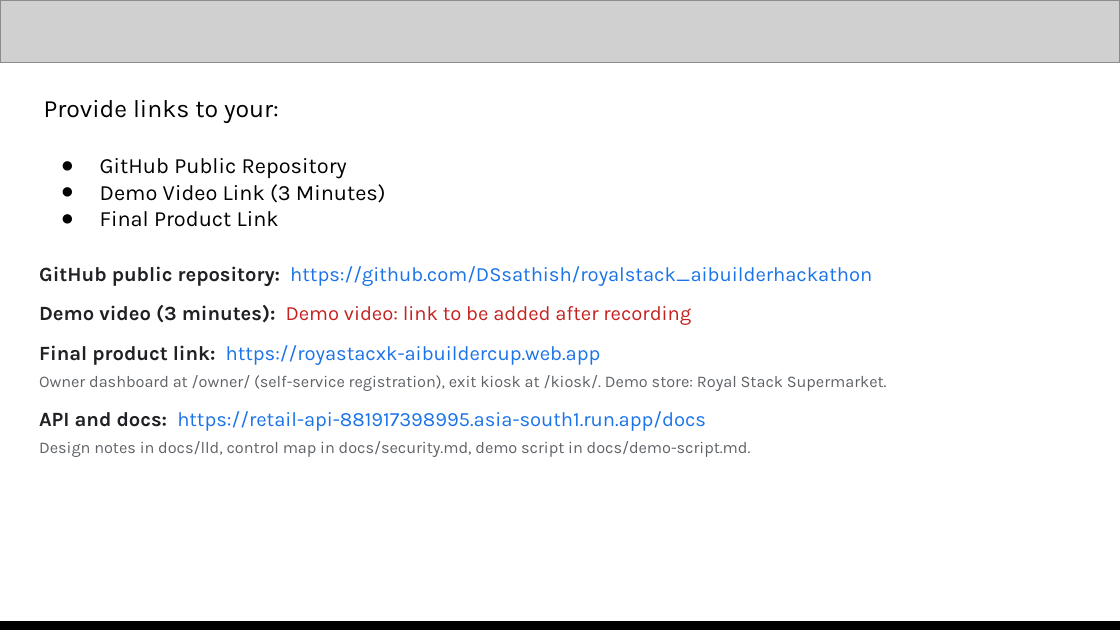
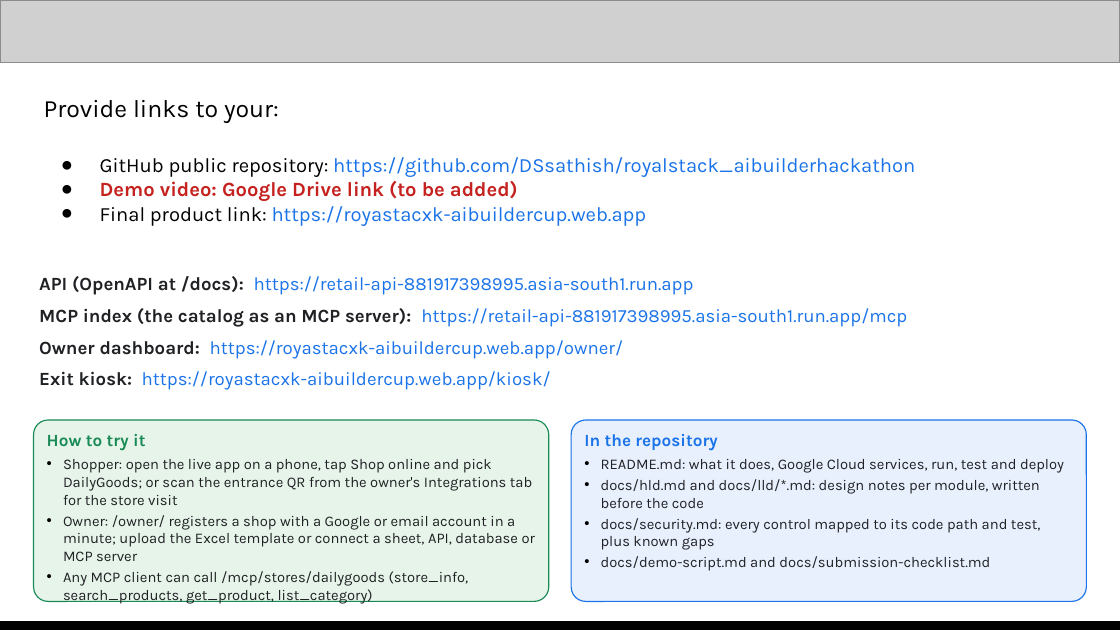
Before and after one commit to DSsathish/royalstack_aibuilderhackathon, a slide deck: slide 13 of Royal Stack | AI Builder Cup submission.pptx. Drawn at 1120x630 pixels with LibreOffice and Linux fonts; fonts in the diff are those of the drawing; grey boxes stand for pictures. Boxes give left, top, right and bottom in pixels: in the first picture for what was removed or moved away, otherwise in the second. Text is boxed around its words. In the diff, an @@ line names an element or a change of style, - is before the commit and + after.

```diff
--- a/Royal Stack | AI Builder Cup submission.pptx
+++ b/Royal Stack | AI Builder Cup submission.pptx
@@ text at box(100, 157, 915, 226): text changed; size 14 to 13 pt; text colour #000000 to #1A73E8 @@
-● GitHub Public Repository
-● Demo Video Link (3 Minutes)
-● Final Product Link
+● GitHub public repository: https://github.com/DSsathish/royalstack_aibuilderhackathon
+● Demo video: Google Drive link (to be added)
+● Final product link: https://royastacxk-aibuildercup.web.app
@@ text at box(39, 276, 907, 390): text changed; size 13 to 12 pt; text colour #5F6368 to #1A73E8 @@
-GitHub public repository: https://github.com/DSsathish/royalstack_aibuilderhackathon
-Demo video (3 minutes): Demo video: link to be added after recording
-Final product link: https://royastacxk-aibuildercup.web.app
-Owner dashboard at /owner/ (self-service registration), exit kiosk at /kiosk/. Demo store: Royal Stack Supermarket.
-API and docs: https://retail-api-881917398995.asia-south1.run.app/docs
-Design notes in docs/lld, control map in docs/security.md, demo script in docs/demo-script.md.
+API (OpenAPI at /docs): https://retail-api-881917398995.asia-south1.run.app
+MCP index (the catalog as an MCP server): https://retail-api-881917398995.asia-south1.run.app/mcp
+Owner dashboard: https://royastacxk-aibuildercup.web.app/owner/
+Exit kiosk: https://royastacxk-aibuildercup.web.app/kiosk/
@@ rounded rectangle added at box(34, 420, 549, 601), fill #E6F4EA, outline #188A55 0.75 pt, 9.5 pt, text #202124 @@
+How to try it
+• Shopper: open the live app on a phone, tap Shop online and pick DailyGoods; or scan the entrance QR from the owner's Integrations tab for the store visit
+• Owner: /owner/ registers a shop with a Google or email account in a minute; upload the Excel template or connect a sheet, API, database or MCP server
+• Any MCP client can call /mcp/stores/dailygoods (store_info, search_products, get_product, list_category)
@@ rounded rectangle added at box(571, 420, 1086, 601), fill #E8F0FE, outline #1A73E8 0.75 pt, 9.5 pt, text #202124 @@
+In the repository
+• README.md: what it does, Google Cloud services, run, test and deploy
+• docs/hld.md and docs/lld/*.md: design notes per module, written before the code
+• docs/security.md: every control mapped to its code path and test, plus known gaps
+• docs/demo-script.md and docs/submission-checklist.md
```
Also in this commit, not shown: 13 other slides changed, 3 other files.
